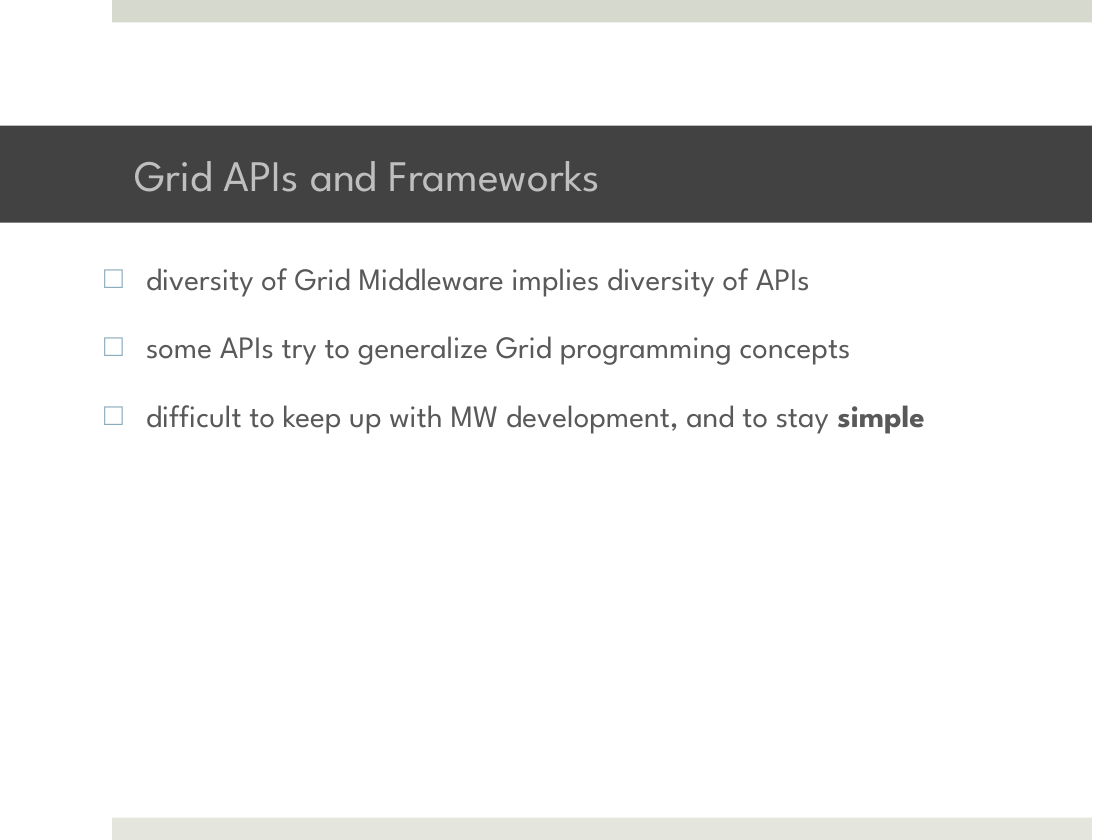
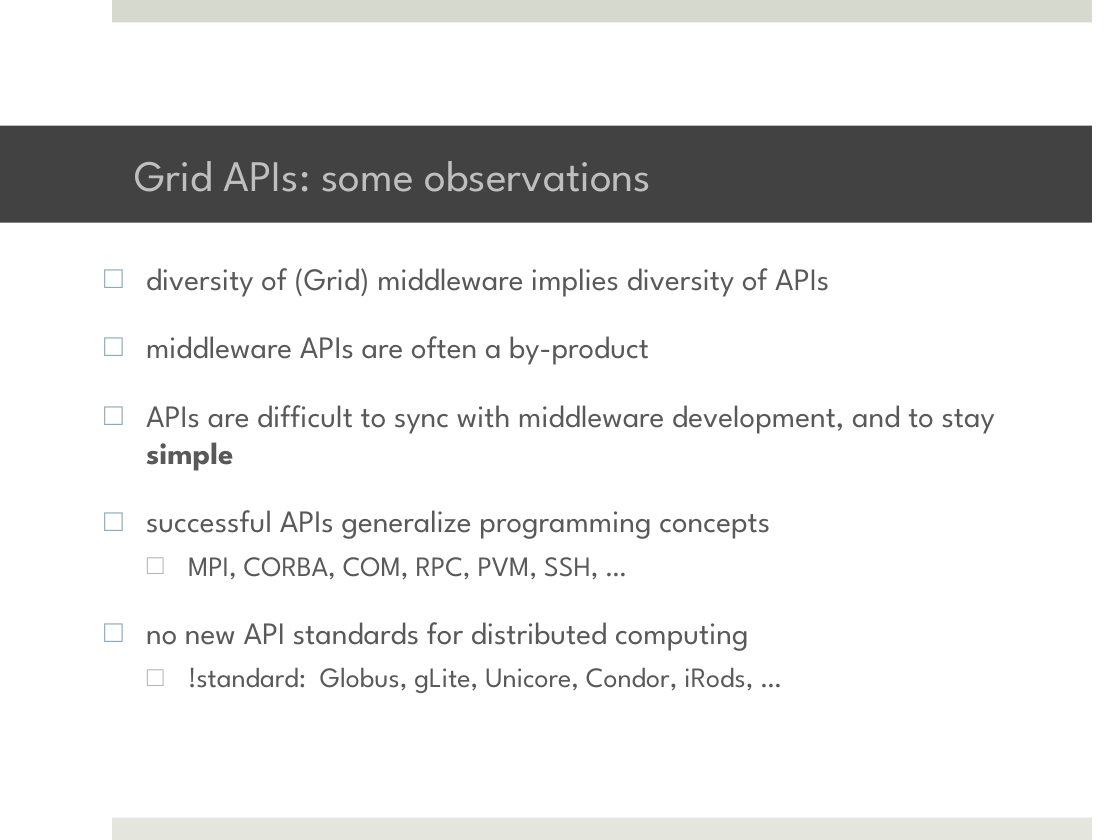
Before and after one commit to saga-project/saga-cpp-legacy-projects, a slide deck: slide 4 of tutorial/EGI-2011/02_api3.pptx. Drawn at 1120x840 pixels with LibreOffice and Linux fonts; fonts in the diff are those of the drawing; background and template pictures are left out. Boxes give left, top, right and bottom in pixels: in the first picture for what was removed or moved away, otherwise in the second. Text is boxed around its words. In the diff, an @@ line names an element or a change of style, - is before the commit and + after.

```diff
--- a/tutorial/EGI-2011/02_api3.pptx
+++ b/tutorial/EGI-2011/02_api3.pptx
@@ title at <box>134,161,652,192</box>: text changed @@
-Grid APIs and Frameworks
+Grid APIs: some observations
@@ text at <box>146,268,995,693</box>: text changed @@
-□ diversity of Grid Middleware implies diversity of APIs
-□ some APIs try to generalize Grid programming concepts
-□ difficult to keep up with MW development, and to stay simple
+□ diversity of (Grid) middleware implies diversity of APIs
+□ middleware APIs are often a by-product
+□ APIs are difficult to sync with middleware development, and to stay simple
+□ successful APIs generalize programming concepts
+  □ MPI, CORBA, COM, RPC, PVM, SSH, …
+□ no new API standards for distributed computing
+  □ !standard: Globus, gLite, Unicore, Condor, iRods, …
```
Also in this commit, not shown: 8 other slides changed, 1 slide removed, 4 other files.
